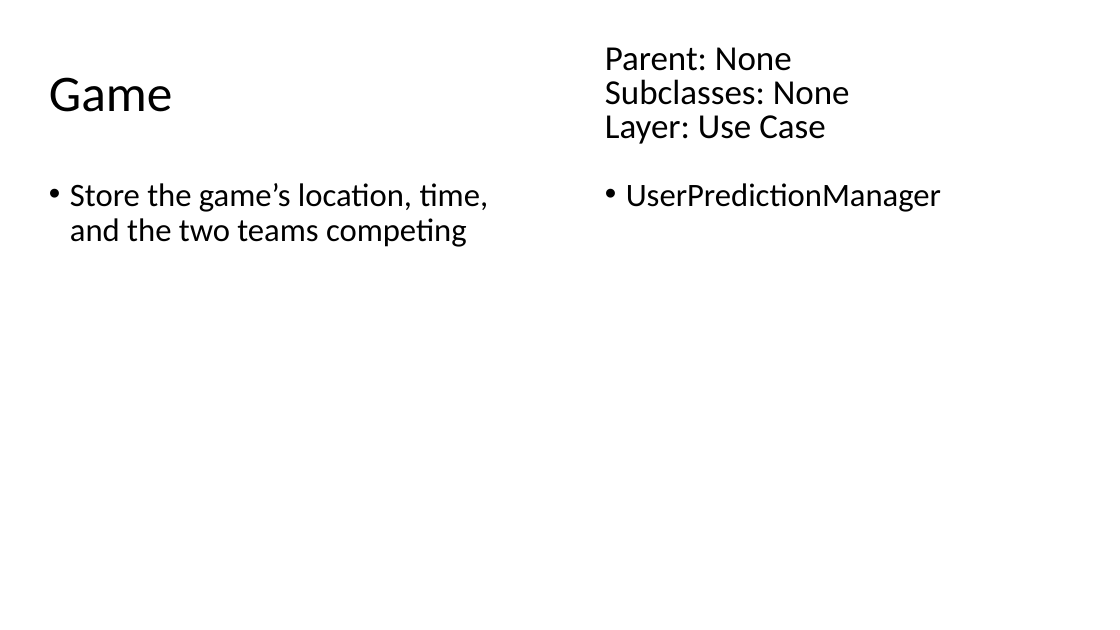
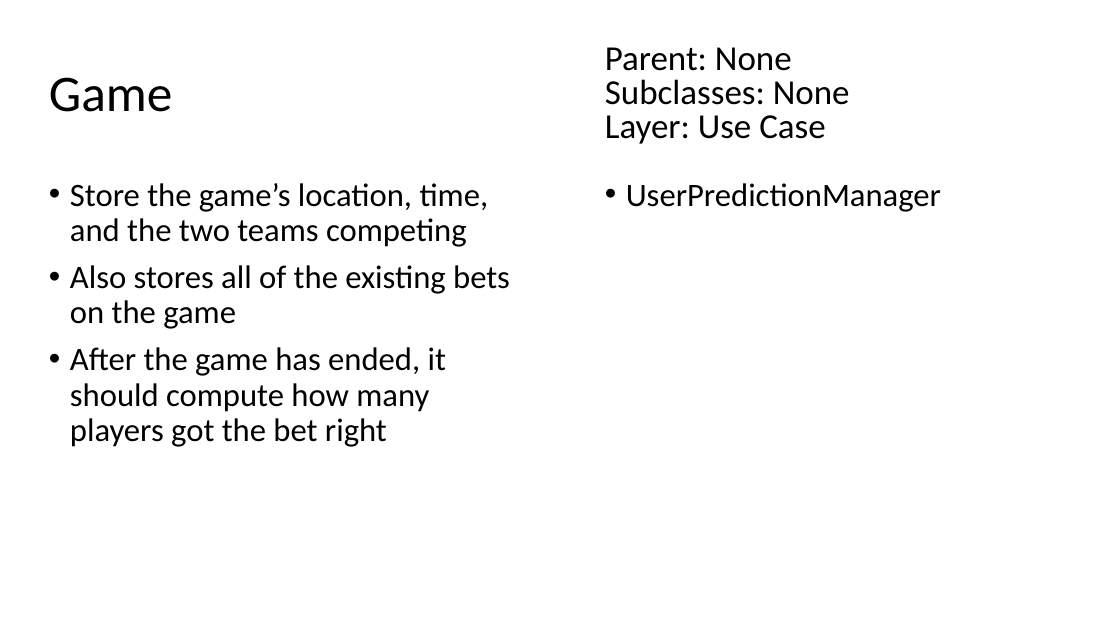
Before and after one commit to CSC207-UofT/course-project-sports-agents, a slide deck: slide 7 of IsaiahCRC.pptx (slide 14 before the commit). Drawn at 1120x630 pixels with LibreOffice and Linux fonts; fonts in the diff are those of the drawing. Boxes give left, top, right and bottom in pixels: in the first picture for what was removed or moved away, otherwise in the second. Text is boxed around its words. In the diff, an @@ line names an element or a change of style, - is before the commit and + after.

```diff
--- a/IsaiahCRC.pptx
+++ b/IsaiahCRC.pptx
@@ text at [70, 265, 510, 447]: paragraphs added @@
+• Also stores all of the existing bets on the game
+• After the game has ended, it should compute how many players got the bet right
```
Also in this commit, not shown: 7 other slides changed, 4 slides removed.
